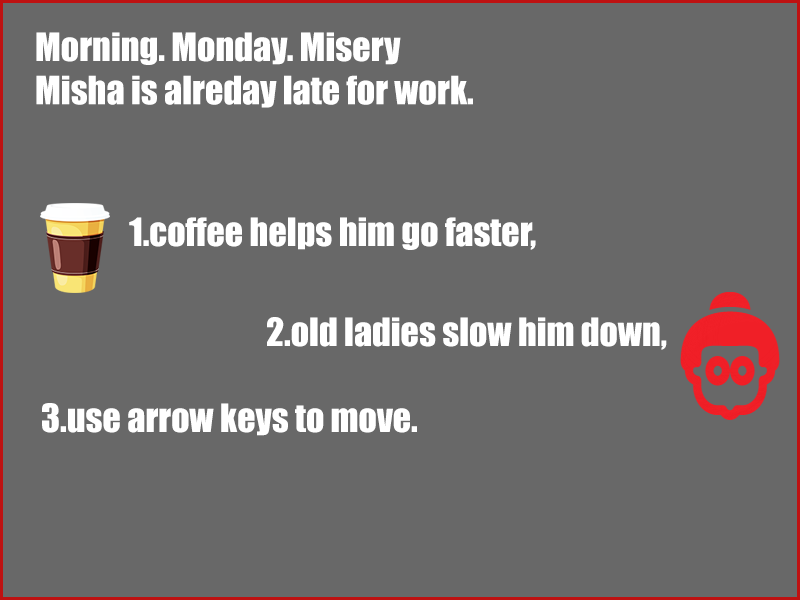
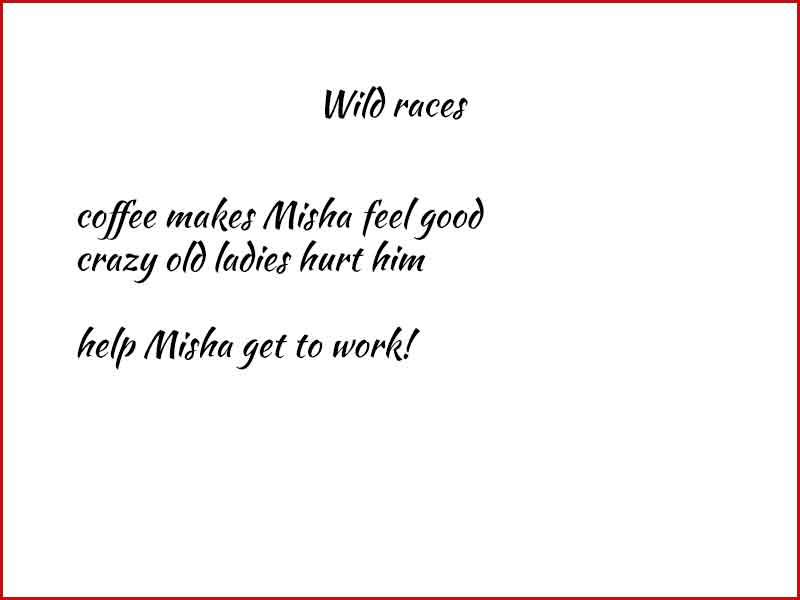
Revision of a layered 800px x 600px image; what changed, layer by layer:
removed layer "3.use arrow keys to move." over [42, 403, 417, 436]
removed layer "2.old ladies slow him down," over [267, 317, 667, 350]
removed layer "1.coffee helps him go faster," over [129, 217, 536, 250]
renamed "Layer 0" to "Morning. Monday. Misery Misha is alreaf", moved it above "Background", painted on it over [0, 0, 800, 600]
renamed "Layer 2" to "Background", painted on it over [0, 0, 800, 600]
removed layer "Layer 1" over [40, 203, 110, 293]
removed layer "Morning. Monday. Misery Misha is alreday late for work." over [36, 32, 473, 108]
